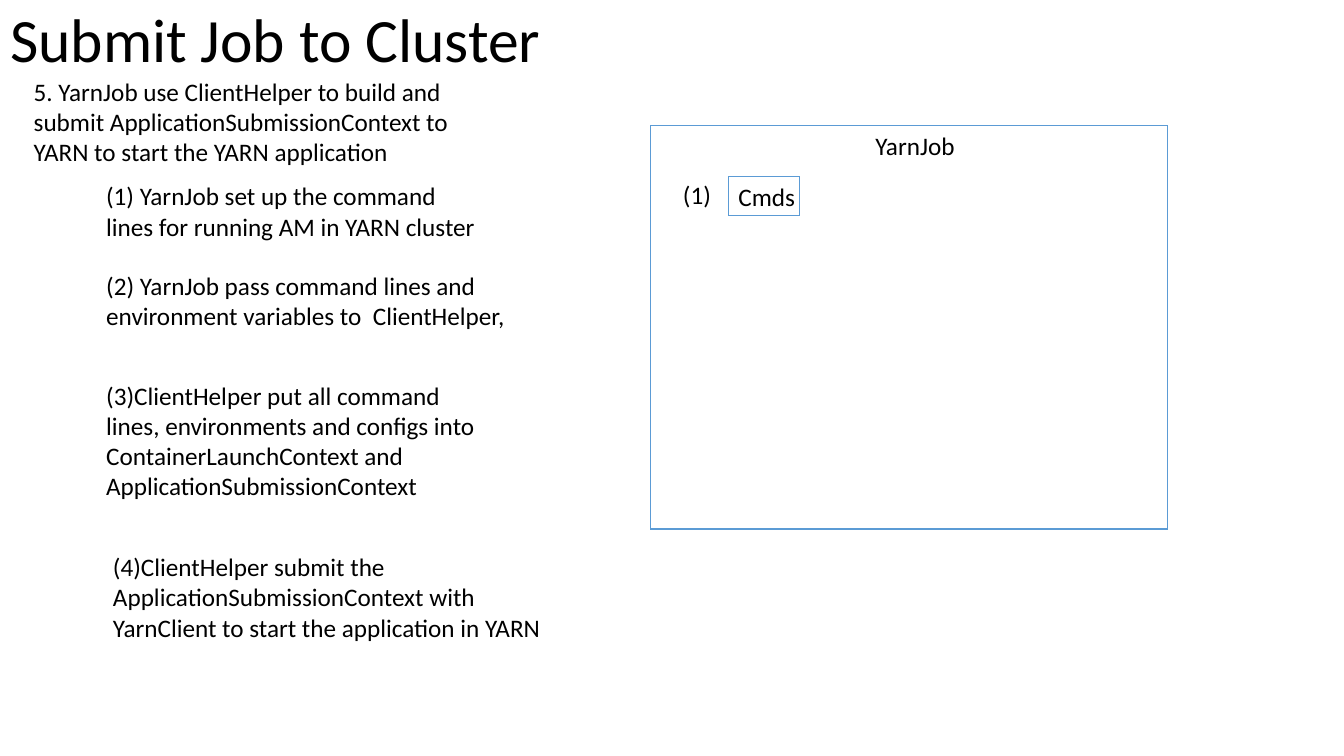
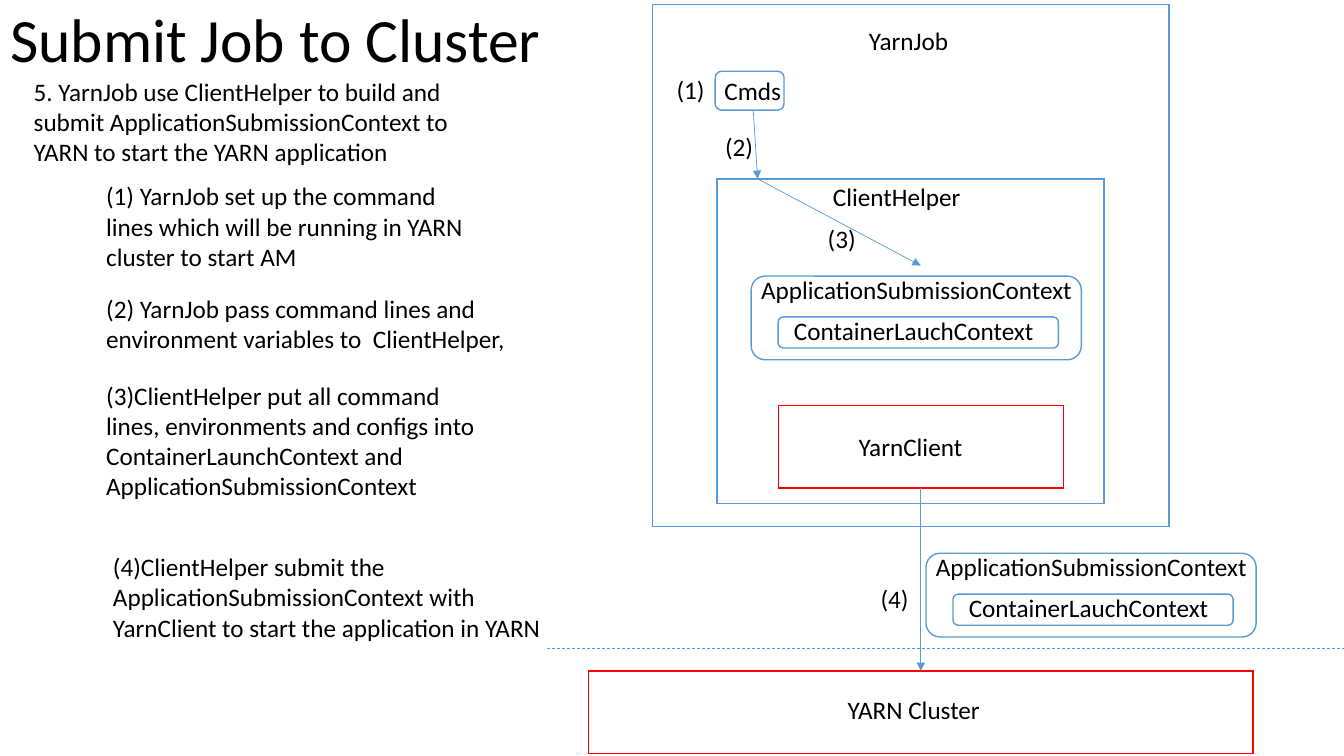
Before and after one commit to Swrrt/Samza-Documents, a slide deck: slide 70 of Documentation/SamzaStructure.pptx. Drawn at 1344x756 pixels with LibreOffice and Linux fonts; fonts in the diff are those of the drawing. Boxes give left, top, right and bottom in pixels: in the first picture for what was removed or moved away, otherwise in the second. Text is boxed around its words. In the diff, an @@ line names an element or a change of style, - is before the commit and + after.

```diff
--- a/Documentation/SamzaStructure.pptx
+++ b/Documentation/SamzaStructure.pptx
@@ rectangle: place and size @@
-rectangle at box(650, 126, 1168, 529)
+rectangle at box(652, 4, 1170, 526)
@@ text "YarnJob": place and size @@
-text "YarnJob" at box(875, 137, 954, 155)
+text "YarnJob" at box(869, 32, 948, 50)
@@ text "(1)": place and size @@
-text "(1)" at box(683, 185, 711, 208)
+text "(1)" at box(677, 80, 705, 103)
@@ text "Cmds": place and size @@
-text "Cmds" at box(738, 188, 795, 207)
+text "Cmds" at box(724, 82, 781, 101)
@@ rounded rectangle added at box(716, 72, 784, 111), fill #FFFFFF, outline #5B9BD5 1 pt @@
@@ arrow added from (753, 111) to (758, 178), #5B9BD5 0.5 pt @@
@@ text added at box(725, 137, 753, 160), 18 pt, text #000000 @@
+(2)
@@ rectangle added at box(717, 178, 1104, 503), fill #FFFFFF, outline #5B9BD5 1 pt @@
@@ rectangle removed at box(729, 176, 800, 216) @@
@@ arrow added from (758, 178) to (922, 265), #5B9BD5 0.5 pt @@
@@ text at box(106, 186, 462, 267): text changed @@
-(1) YarnJob set up the command lines for running AM in YARN cluster
+(1) YarnJob set up the command lines which will be running in YARN cluster to start AM
@@ text added at box(833, 188, 960, 210), 18 pt, text #000000 @@
+ClientHelper
@@ text added at box(828, 227, 856, 252), 18 pt, text #000000 @@
+(3)
@@ text "(2) YarnJob pass command lines ...": place and size @@
-text "(2) YarnJob pass command lines ..." at box(106, 276, 504, 329)
+text "(2) YarnJob pass command lines ..." at box(106, 299, 504, 352)
@@ rounded rectangle added at box(751, 276, 1081, 360), outline #5B9BD5 1 pt @@
@@ text added at box(761, 281, 1072, 303), 18 pt, text #000000 @@
+ApplicationSubmissionContext
@@ rounded rectangle added at box(778, 317, 1059, 348), outline #5B9BD5 1 pt @@
@@ text added at box(794, 322, 1033, 340), 18 pt, text #000000 @@
+ContainerLauchContext
@@ rectangle added at box(778, 405, 1064, 488), fill #FFFFFF, outline #FF0000 1 pt @@
@@ text added at box(859, 438, 963, 457), 18 pt, text #000000 @@
+YarnClient
@@ arrow added from (922, 488) to (922, 671), #5B9BD5 0.5 pt @@
@@ rounded rectangle added at box(927, 554, 1256, 637), outline #5B9BD5 1 pt @@
@@ text added at box(936, 558, 1247, 580), 18 pt, text #000000 @@
+ApplicationSubmissionContext
@@ text added at box(881, 589, 909, 612), 18 pt, text #000000 @@
+(4)
@@ rounded rectangle added at box(953, 594, 1233, 625), outline #5B9BD5 1 pt @@
@@ text added at box(969, 599, 1208, 617), 18 pt, text #000000 @@
+ContainerLauchContext
@@ line added from (547, 648) to (1344, 648), #5B9BD5 0.5 pt dashed @@
@@ rectangle added at box(589, 671, 1253, 754), fill #FFFFFF, outline #FF0000 1 pt @@
@@ text added at box(848, 701, 979, 720), 18 pt, text #000000 @@
+YARN Cluster
```
Also in this commit, not shown: 1 slide added, 1 other file.
